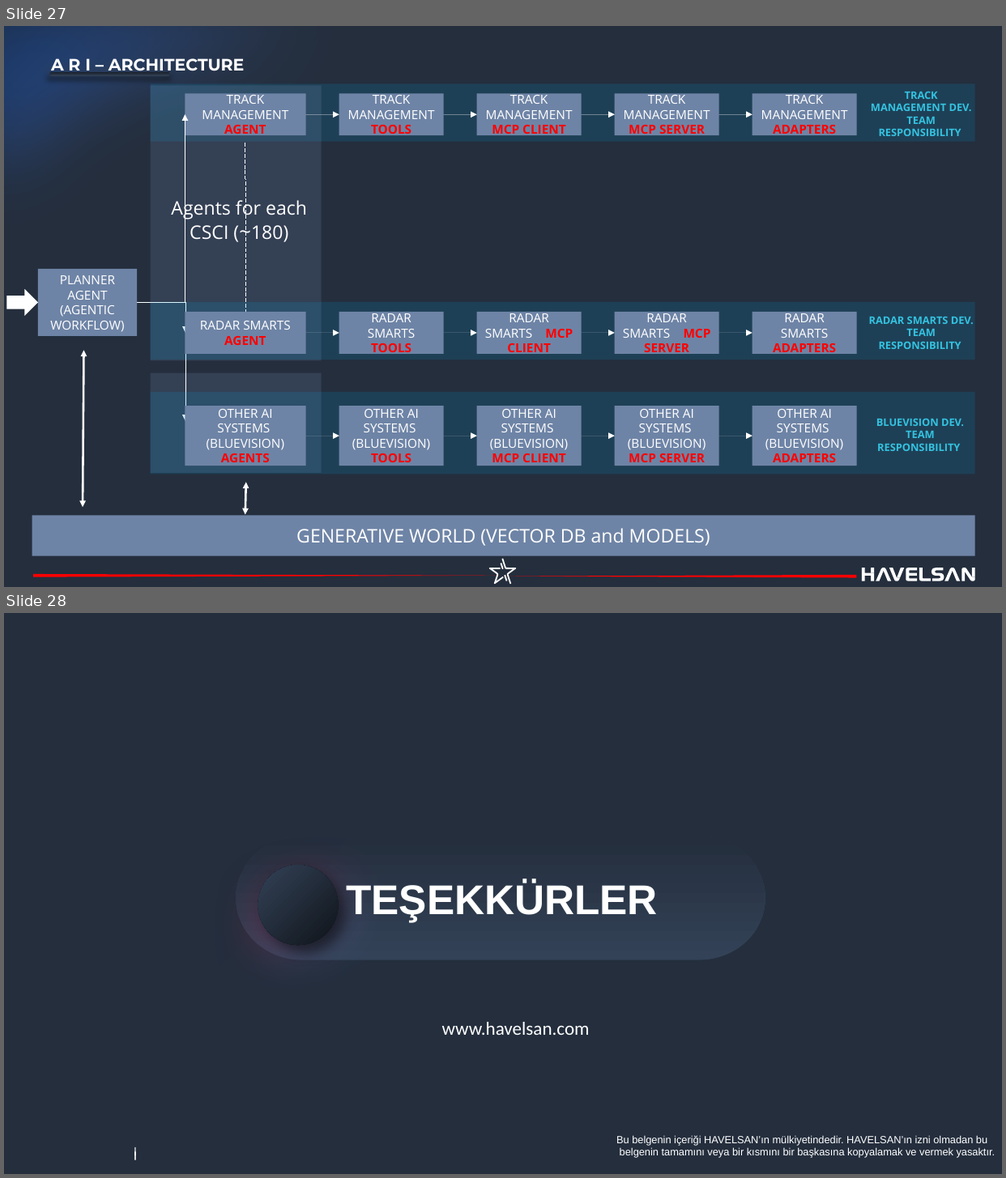
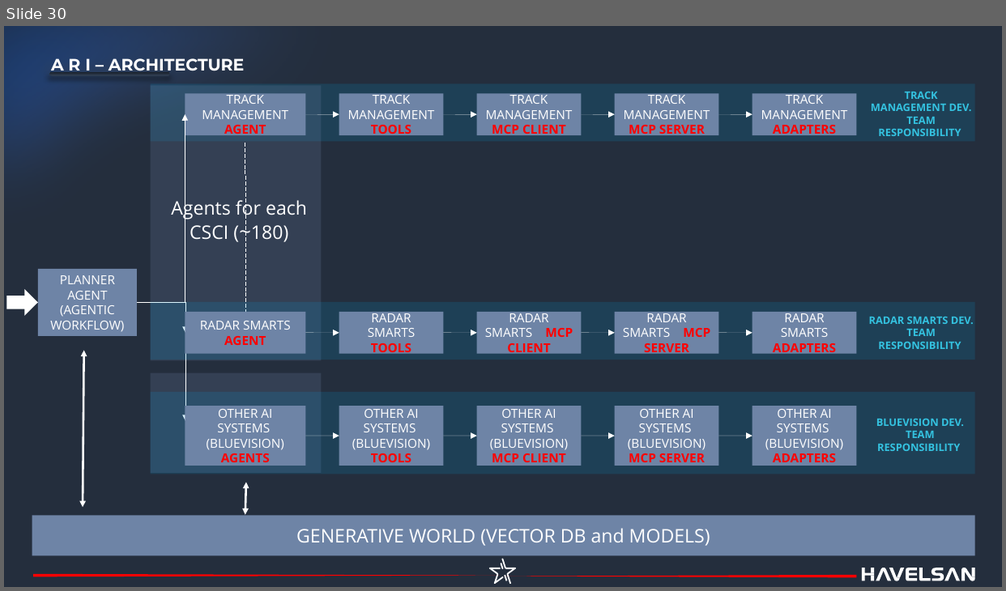
Before and after one commit to havelsan/YZ_EGITIM, a slide deck: presentations/01.Day_1_—_Core_AI_and_Machine_Learning_Foundations_Engineer-Oriented.pptx. Shown one above the other, each under a label of ours: slides 27 and 28 before the commit, slide 30 after it. The pictures are 1006x1178 and 1006x591 pixels, drawn with LibreOffice and Linux fonts; fonts in the diff are those of the drawing; background and template pictures are left out. Boxes give left, top, right and bottom in pixels: in the first picture for what was removed or moved away, otherwise in the second. Text is boxed around its words. In the diff, an @@ line names an element or a change of style, - is before the commit and + after.

```diff
--- a/presentations/01.Day_1_—_Core_AI_and_Machine_Learning_Foundations_Engineer-Oriented.pptx
+++ b/presentations/01.Day_1_—_Core_AI_and_Machine_Learning_Foundations_Engineer-Oriented.pptx
@@ slide 28 removed at (4,613,1002,1174), background #242E3D @@
@@ rectangle removed at (927,634,982,674) @@
@@ ellipse removed at (947,636,974,663) @@
@@ page number removed at (923,639,1001,663) @@
-28
@@ freeform shape removed at (203,825,403,1038) @@
@@ freeform shape removed at (236,836,765,960) @@
@@ ellipse removed at (258,865,338,945) @@
@@ text removed at (346,881,658,922) @@
-TEŞEKKÜRLER
@@ text removed at (442,1022,590,1035) @@
-www.havelsan.com
@@ text removed at (134,1146,137,1167) @@
-I
@@ text removed at (616,1135,995,1158) @@
-Bu belgenin içeriği HAVELSAN’ın mülkiyetindedir. HAVELSAN’ın izni olmadan bu
-belgenin tamamını veya bir kısmını bir başkasına kopyalamak ve vermek yasaktır.
@@ text removed at (134,1148,137,1160) @@
-I
@@ text removed at (134,1148,137,1161) @@
-I
@@ what was slide 27 is now slide 30 @@
@@ slide 30 changed as well @@
@@ outline redrawn in 3 elements at (4,26,856,463), (33,574,501,578), (504,575,857,578) @@
```
Also in this commit, not shown: 25 other slides changed, 5 slides added, 1 other slide removed, 4 other files.
